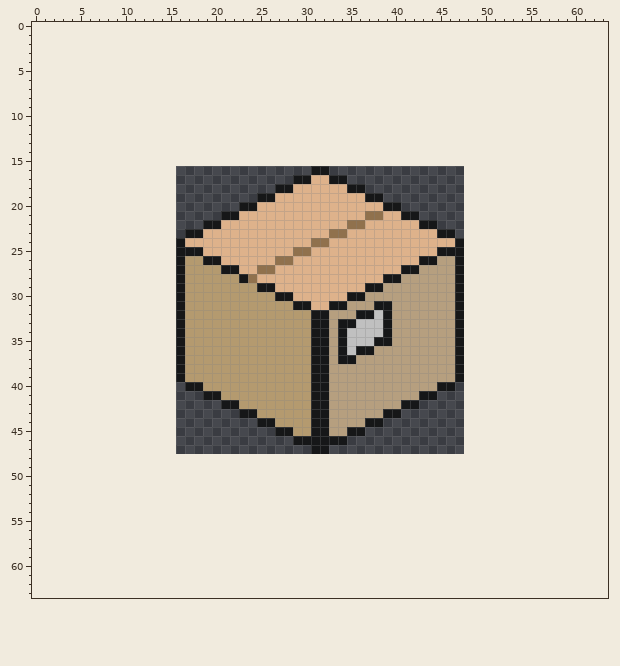
One commit to this pixel-art sprite: src/towergame/resources/box.png. Above, as it was before the edit.
The file is 32x32 pixels. The old version is drawn lined up with the new one, on the new canvas.
Once edited:
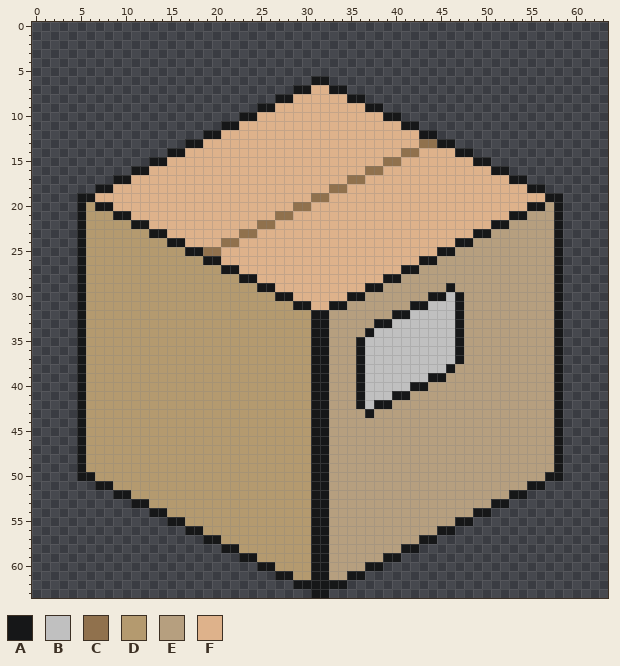
Palette (. is transparent): A #161718  B #c0c0c0  C #90714d  D #b49a6f  E #b69f7f  F #deb28b
Diff:
canvas 32x32 -> 64x64, the old top-left corner now at 16,16
Changed rows in their new state; - is an unchanged pixel.
first column x 5:
 6 --------------------------AA--------------------------
 7 ------------------------AAFFAA------------------------
 8 ----------------------AAFFFFFFAA----------------------
 9 --------------------AAFFFFFFFFFFAA--------------------
10 ------------------AAFFFFFFFFFFFFFFAA------------------
11 ----------------AAFFFFFFFFFFFFFFFFFFAA----------------
12 --------------AAFFFFFFFFFFFFFFFFFFFFFFAA--------------
13 ------------AAFFFFFFFFFFFFFFFFFFFFFFFFCCAA------------
14 ----------AAFFFFFFFFFFFFFFFFFFFFFFFFCCFFFFAA----------
15 --------AAFFFFFFFFFFFFFFFFFFFFFFFFCCFFFFFFFFAA--------
16 ------AAFFFFFFFFFFFFFFFFFFFFFFFFCCFFFFFFFFFFFFAA------
17 ----AAFFFFFFFFFFFFFFFFFFFF--FFCCFFFFFFFFFFFFFFFFAA----
18 --AAFFFFFFFFFFFFFFFFFFFF----CCFFFFFFFFFFFFFFFFFFFFAA--
19 AAFFFFFFFFFFFFFFFFFFFF----CC----FFFFFFFFFFFFFFFFFFFFAA
20 ADAAFFFFFFFFFFFFFFFF----CC--------FFFFFFFFFFFFFFFFAAEA
21 ADDDAAFFFFFFFFFFFF----CC--------FF--FFFFFFFFFFFFAAEEEA
22 ADDDDDAAFFFFFFFF----CC--------FF------FFFFFFFFAAEEEEEA
23 ADDDDDDDAAFFFF----CC--------FF----------FFFFAAEEEEEEEA
24 ADDDDDDDDDA-----CC--------FF---------------AEEEEEEEEEA
25 ADDDDDDDDDDD--CC--------FF----------------EEEEEEEEEEEA
26 ADDDDDDDDDDD----------FF------------------EEEEEEEEEEEA
27 ADDDDDDDDDDD--------FF--------------------EEEEEEEEEEEA
28 ADDDDDDDDDDD-------A----------------------EEEEEEEEEEEA
29 ADDDDDDDDDDD-----------------------------AEEEEEEEEEEEA
30 ADDDDDDDDDDD---------------------------AAB-EEEEEEEEEEA
31 ADDDDDDDDDDD---------------------EE--AABBB-EEEEEEEEEEA
32 ADDDDDDDDDDD-------------------EEEEAABBBBB-EEEEEEEEEEA
33 ADDDDDDDDDDD-----------------EEEEA-BBBBBBB-EEEEEEEEEEA
34 ADDDDDDDDDDD-----------------EEEA-BBBBBBBB-EEEEEEEEEEA
35 ADDDDDDDDDDD-----------------EEA-BBBBBBBBB-EEEEEEEEEEA
36 ADDDDDDDDDDD-----------------EE-BBBBBBBBBB-EEEEEEEEEEA
37 ADDDDDDDDDDD-----------------EEABBBBBBBBBB-EEEEEEEEEEA
38 ADDDDDDDDDDD-------------------ABBBBBBBBBAEEEEEEEEEEEA
39 ADDDDDDDDDDD-------------------ABBBBBBBAA-EEEEEEEEEEEA
40 ADDDDDDDDDDDDD-----------------ABBBBBAA-EEEEEEEEEEEEEA
41 ADDDDDDDDDDDDDDD---------------ABBBAA-EEEEEEEEEEEEEEEA
42 ADDDDDDDDDDDDDDDDD-------------ABAA-EEEEEEEEEEEEEEEEEA
43 ADDDDDDDDDDDDDDDDDDD------------A-EEEEEEEEEEEEEEEEEEEA
44 ADDDDDDDDDDDDDDDDDDDDD----------EEEEEEEEEEEEEEEEEEEEEA
45 ADDDDDDDDDDDDDDDDDDDDDDD------EEEEEEEEEEEEEEEEEEEEEEEA
46 ADDDDDDDDDDDDDDDDDDDDDDDDD--EEEEEEEEEEEEEEEEEEEEEEEEEA
47 ADDDDDDDDDDDDDDDDDDDDDDDDD--EEEEEEEEEEEEEEEEEEEEEEEEEA
48 ADDDDDDDDDDDDDDDDDDDDDDDDDAAEEEEEEEEEEEEEEEEEEEEEEEEEA
49 ADDDDDDDDDDDDDDDDDDDDDDDDDAAEEEEEEEEEEEEEEEEEEEEEEEEEA
50 AADDDDDDDDDDDDDDDDDDDDDDDDAAEEEEEEEEEEEEEEEEEEEEEEEEAA
51 --AADDDDDDDDDDDDDDDDDDDDDDAAEEEEEEEEEEEEEEEEEEEEEEAA--
52 ----AADDDDDDDDDDDDDDDDDDDDAAEEEEEEEEEEEEEEEEEEEEAA----
53 ------AADDDDDDDDDDDDDDDDDDAAEEEEEEEEEEEEEEEEEEAA------
54 --------AADDDDDDDDDDDDDDDDAAEEEEEEEEEEEEEEEEAA--------
55 ----------AADDDDDDDDDDDDDDAAEEEEEEEEEEEEEEAA----------
56 ------------AADDDDDDDDDDDDAAEEEEEEEEEEEEAA------------
57 --------------AADDDDDDDDDDAAEEEEEEEEEEAA--------------
58 ----------------AADDDDDDDDAAEEEEEEEEAA----------------
59 ------------------AADDDDDDAAEEEEEEAA------------------
60 --------------------AADDDDAAEEEEAA--------------------
61 ----------------------AADDAAEEAA----------------------
62 ------------------------AAAAAA------------------------
63 --------------------------AA--------------------------
